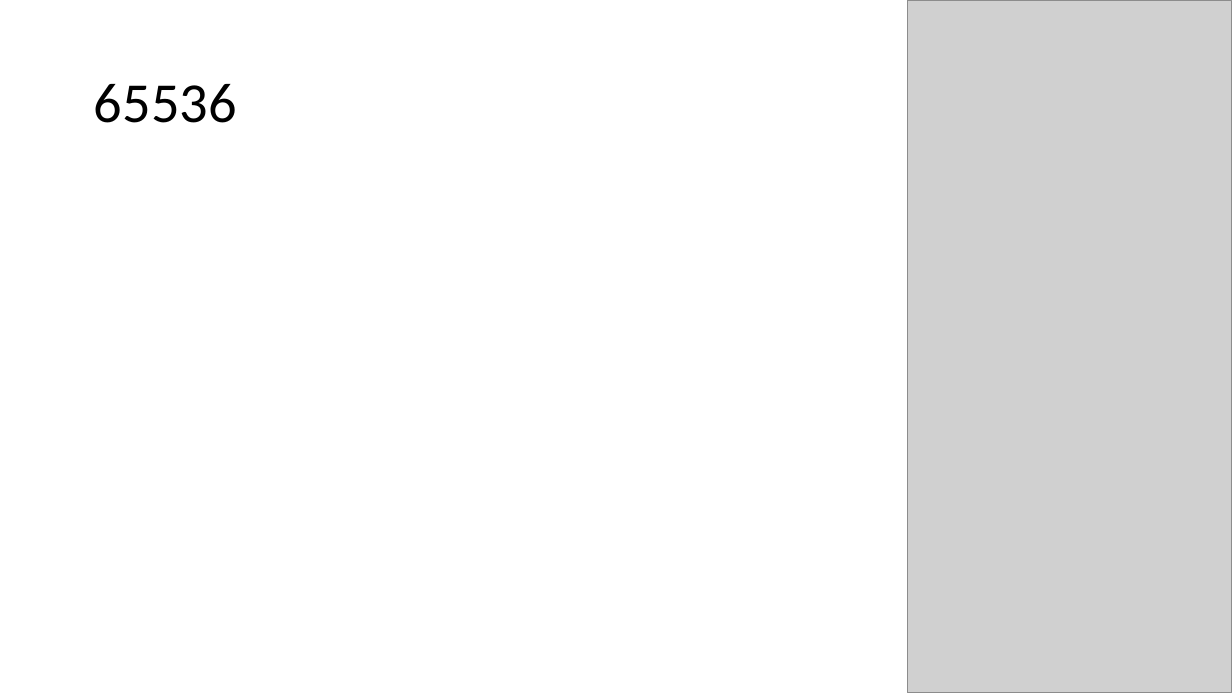
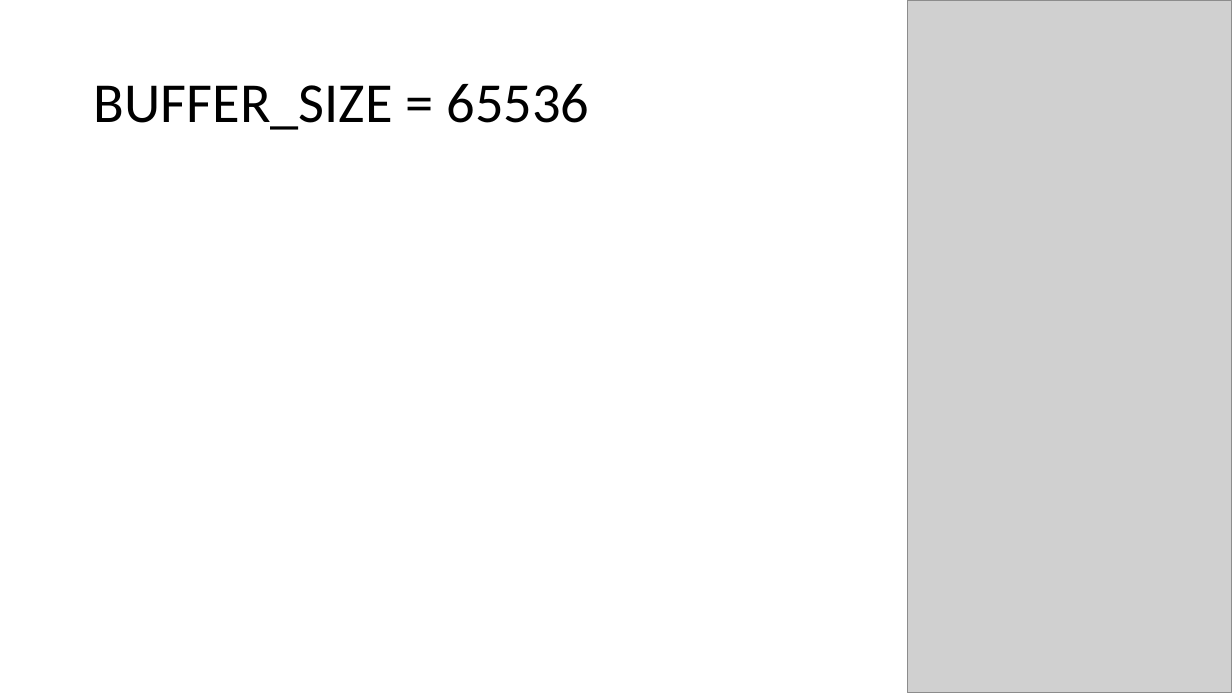
Before and after one commit to lepaulse/fifo, a slide deck: slide 11 of Asynchronous FIFO.pptx (slide 9 before the commit). Drawn at 1232x693 pixels with LibreOffice and Linux fonts; fonts in the diff are those of the drawing; grey boxes stand for pictures. Boxes give left, top, right and bottom in pixels: in the first picture for what was removed or moved away, otherwise in the second. Text is boxed around its words. In the diff, an @@ line names an element or a change of style, - is before the commit and + after.

```diff
--- a/Asynchronous FIFO.pptx
+++ b/Asynchronous FIFO.pptx
@@ title at box(94, 84, 590, 130): text changed @@
-65536
+BUFFER_SIZE = 65536
```
Also in this commit, not shown: 4 other slides changed, 5 slides added, 5 slides removed, 3 other files.
